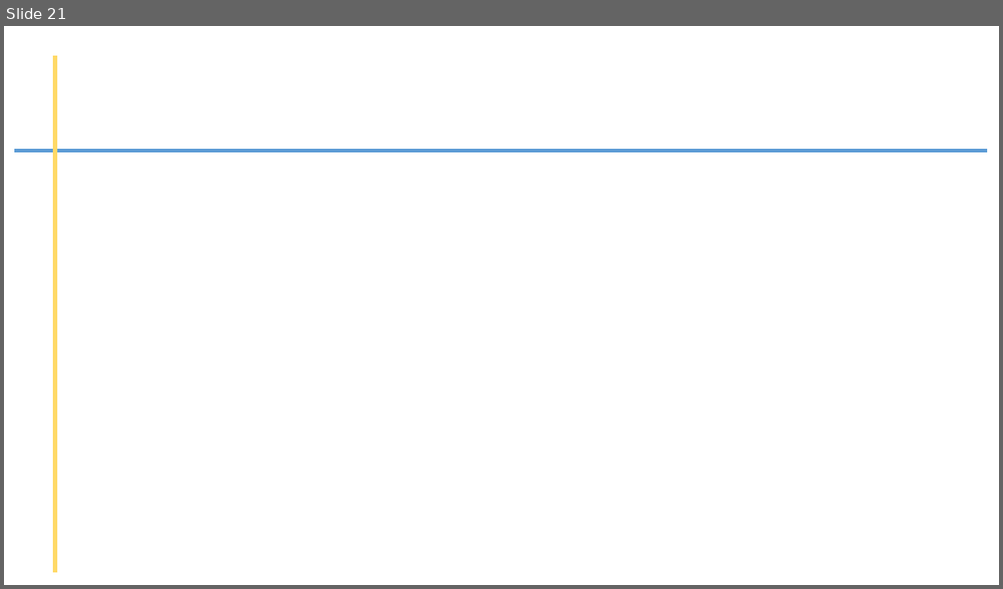
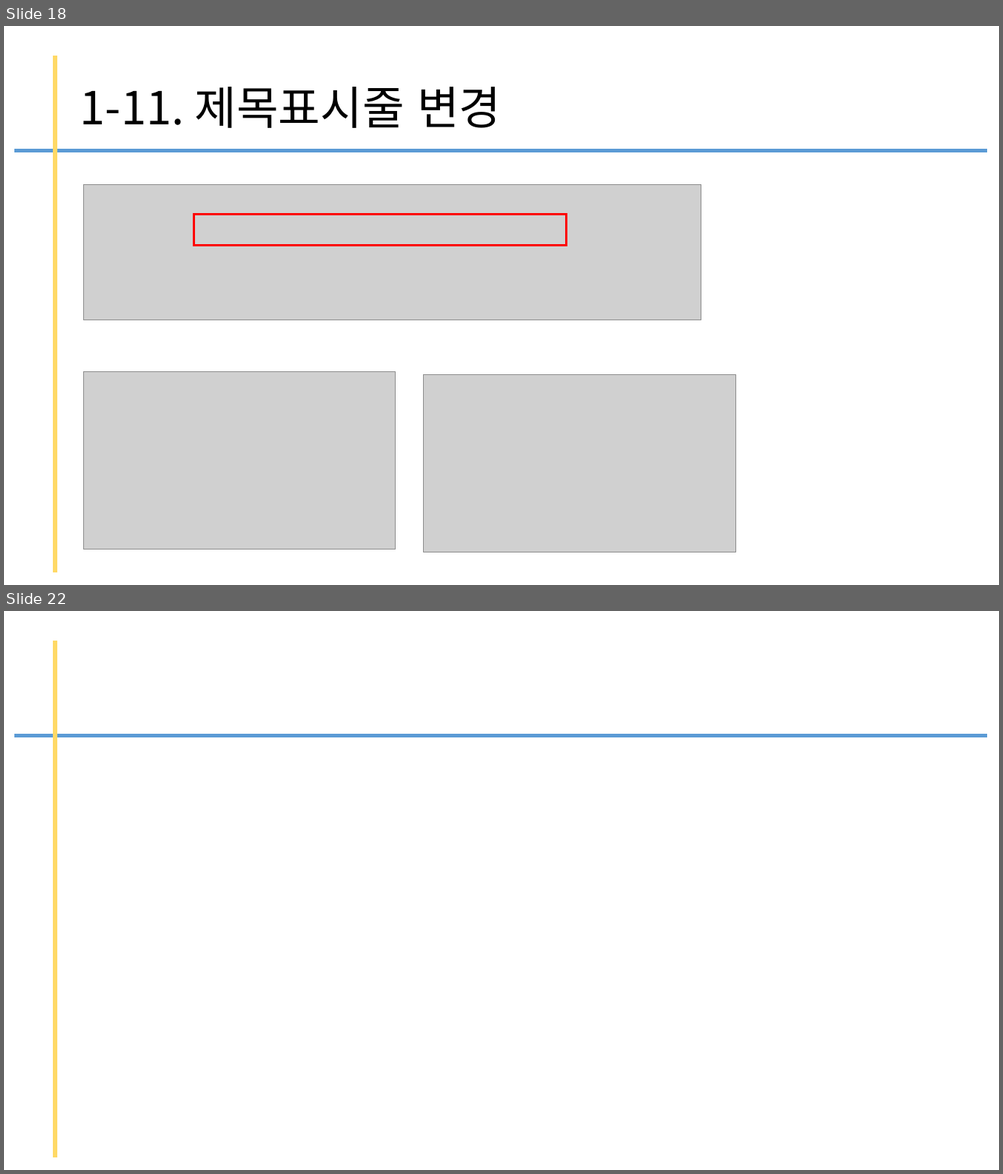
Before and after one commit to kig2929kig/db, a slide deck: pygame.pptx. Shown one above the other, each under a label of ours: slide 21 before the commit, slides 18 and 22 after it; the slides between them are not shown. The pictures are 1003x589 and 1003x1174 pixels, drawn with LibreOffice and Linux fonts; fonts in the diff are those of the drawing; grey boxes stand for pictures. Boxes give left, top, right and bottom in pixels: in the first picture for what was removed or moved away, otherwise in the second. Text is boxed around its words. In the diff, an @@ line names an element or a change of style, - is before the commit and + after.

```diff
--- a/pygame.pptx
+++ b/pygame.pptx
@@ slide 18 added at (x1=4, y1=26, x2=999, y2=585), background #FFFFFF @@
@@ line added from (55, 56) to (55, 573), #FFD966 4.5 pt @@
@@ title added at (x1=79, y1=87, x2=501, y2=128), 44 pt, text #000000 @@
+1-11. 제목표시줄 변경
@@ line added from (14, 150) to (987, 150), #5B9BD5 3 pt @@
@@ picture added at (x1=83, y1=184, x2=701, y2=320) @@
@@ rectangle added at (x1=194, y1=215, x2=566, y2=246), outline #FF0000 2.25 pt @@
@@ picture added at (x1=83, y1=372, x2=395, y2=551) @@
@@ picture added at (x1=424, y1=375, x2=736, y2=553) @@
@@ what was slide 21 is now slide 22 @@
```
Also in this commit, not shown: 3 other slides added, 3 slides removed.
